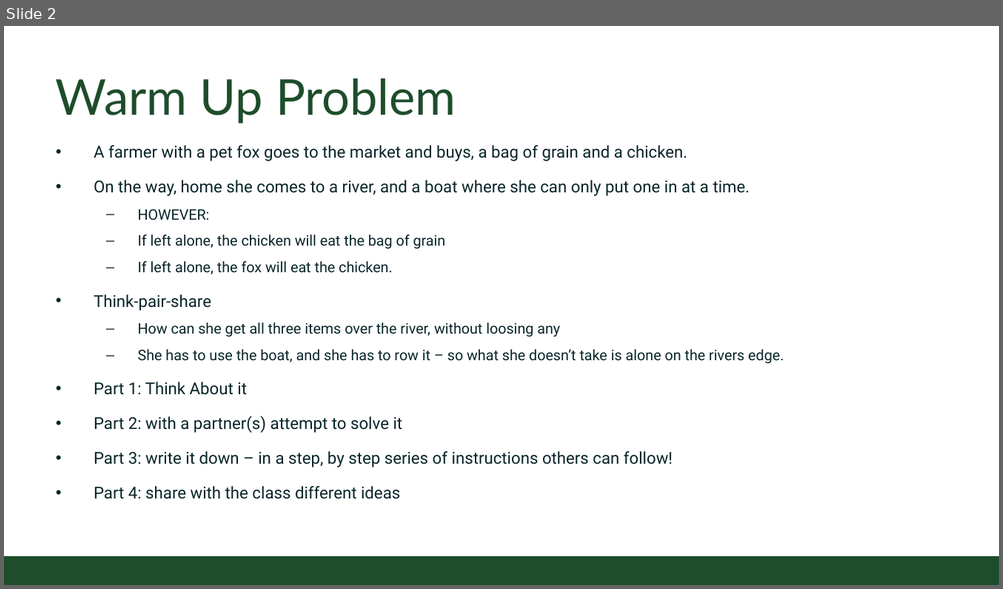
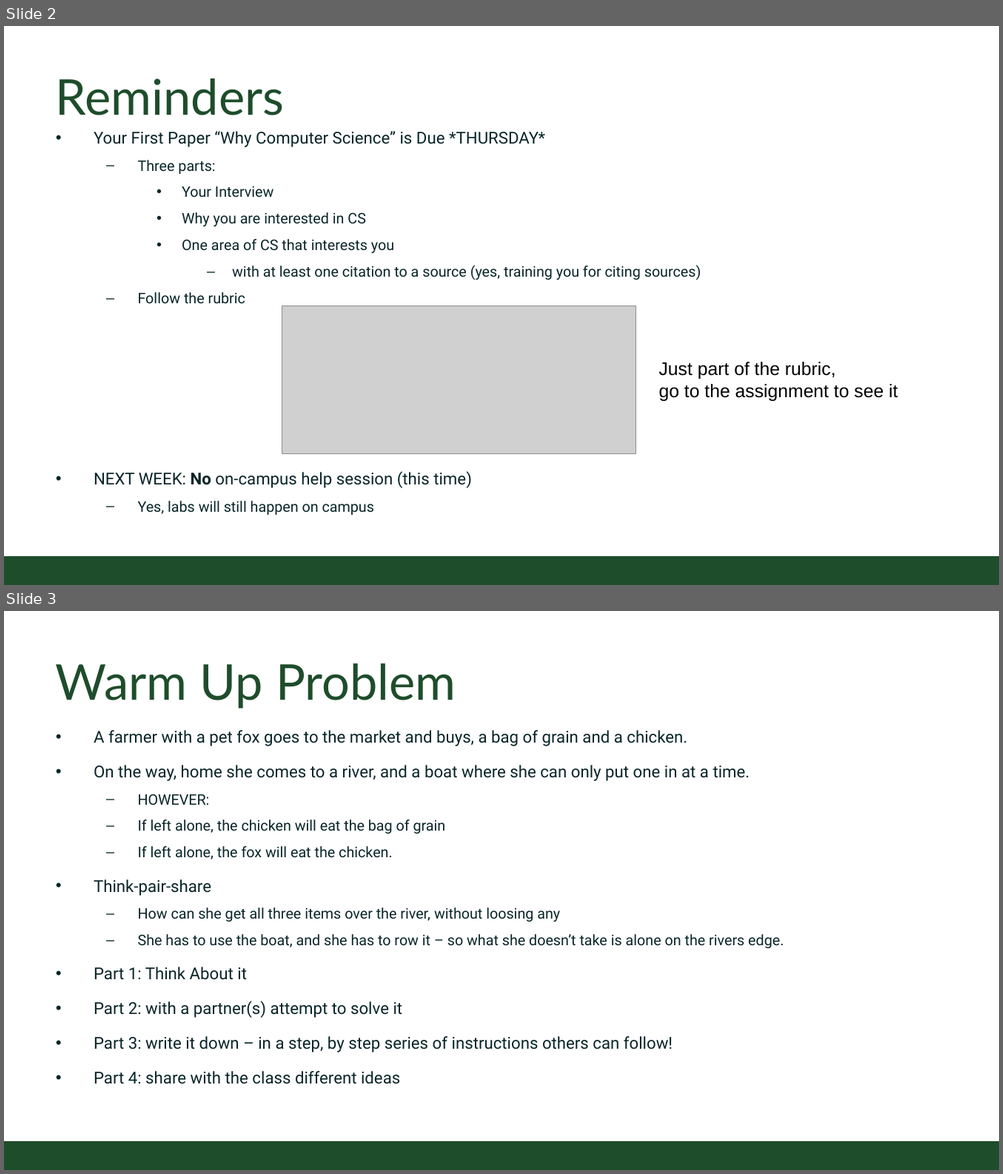
Before and after one commit to CSU-CS150/handouts, a slide deck: helpsessions/week3/week3_methods_testing.pptx. Shown one above the other, each under a label of ours: slide 2 before the commit, slides 2 and 3 after it. The pictures are 1003x589 and 1003x1174 pixels, drawn with LibreOffice and Linux fonts; fonts in the diff are those of the drawing; grey boxes stand for pictures; background and template pictures are left out. Boxes give left, top, right and bottom in pixels: in the first picture for what was removed or moved away, otherwise in the second. Text is boxed around its words. In the diff, an @@ line names an element or a change of style, - is before the commit and + after.

Commit message:
updated slides for week 3

```diff
--- a/helpsessions/week3/week3_methods_testing.pptx
+++ b/helpsessions/week3/week3_methods_testing.pptx
@@ slide 2 added at box(4, 26, 999, 585), background #FFFFFF; not listed: 1 template element that a slide beside it also shows @@
@@ title added at box(56, 79, 284, 116), 54 pt, text #1E4D2B @@
+Reminders
@@ text added at box(94, 131, 701, 515), 16 pt, text #092529 @@
+• Your First Paper “Why Computer Science” is Due *THURSDAY*
+  – Three parts:
+    • Your Interview
+    • Why you are interested in CS
+    • One area of CS that interests you
+      – with at least one citation to a source (yes, training you for citing sources)
+  – Follow the rubric
+• NEXT WEEK: No on-campus help session (this time)
+  – Yes, labs will still happen on campus
@@ picture added at box(282, 306, 636, 454) @@
@@ text added at box(659, 362, 897, 401), 20 pt, text #000000 @@
+Just part of the rubric,
+go to the assignment to see it
@@ what was slide 2 is now slide 3 @@
```
Also in this commit, not shown: 2 slides changed, 3 other slides added.
